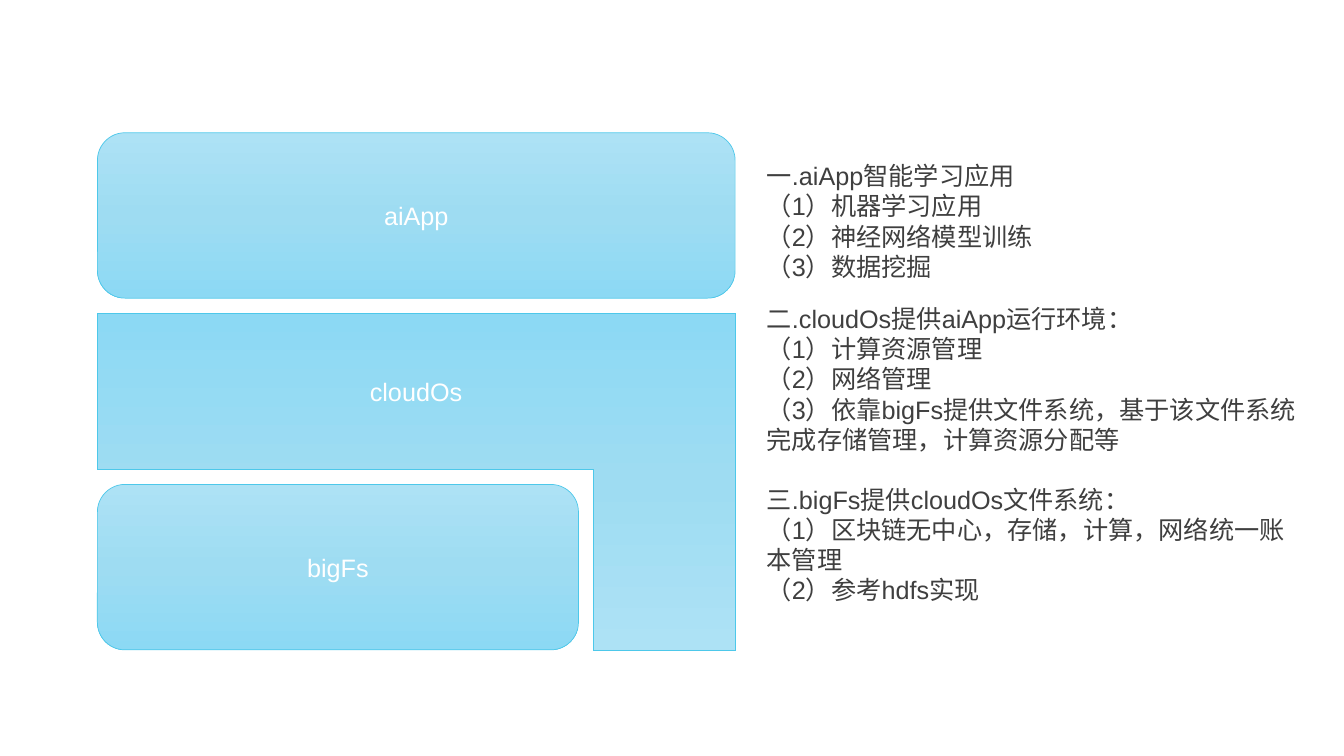
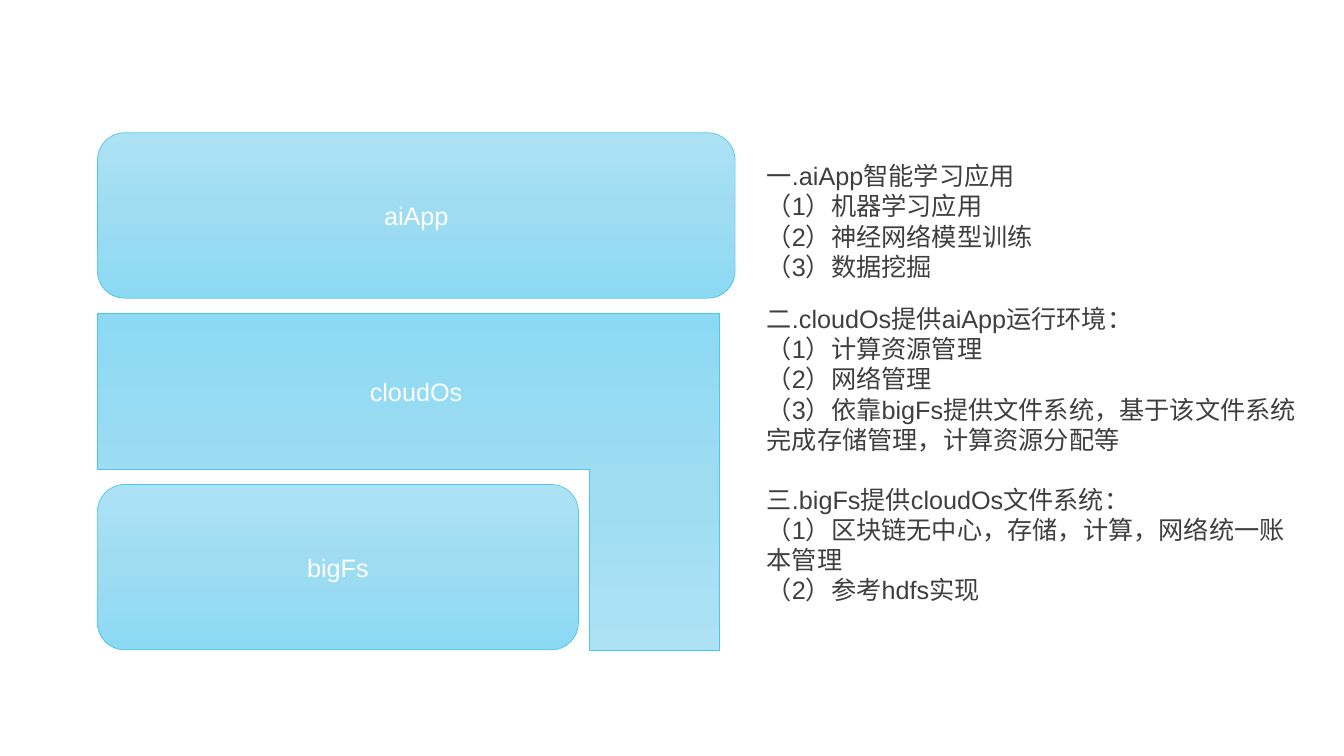
Before and after one commit to bigCloudAI/bigCloudAi, a slide deck: slide 2 of bigCloudAi/bigCloudAi.pptx. Drawn at 1344x756 pixels with LibreOffice and Linux fonts; fonts in the diff are those of the drawing; background and template pictures are left out. Boxes give left, top, right and bottom in pixels: in the first picture for what was removed or moved away, otherwise in the second. Text is boxed around its words. In the diff, an @@ line names an element or a change of style, - is before the commit and + after.

```diff
--- a/bigCloudAi/bigCloudAi.pptx
+++ b/bigCloudAi/bigCloudAi.pptx
@@ corner: place and size @@
-corner at box(98, 313, 736, 649)
+corner at box(98, 313, 720, 649)
@@ corner at box(98, 313, 720, 649): proportions changed @@
```
Also in this commit, not shown: 1 other slide changed, 1 slide removed, 4 other files.
